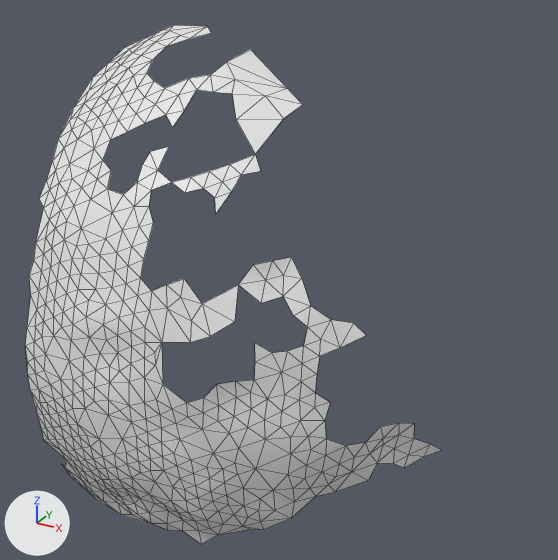
The OBJ model res/final/onecam_fullvolume/06/cleanedup/FullVolium.000177.obj, before and after one commit.
Rendered twice from a 50 mm lens placed at (-435.2, -206.2, -87.5), pointed at (-520.4, -51.4, -165.0). Every picture has the same lights, and +X, +Y and +Z are marked at lower left. Mesh edges are drawn as thin lines. Where no turn or scale is listed for an object, it has been applied to the vertices.

Objects in the first picture: 'FullVolium.000177'.
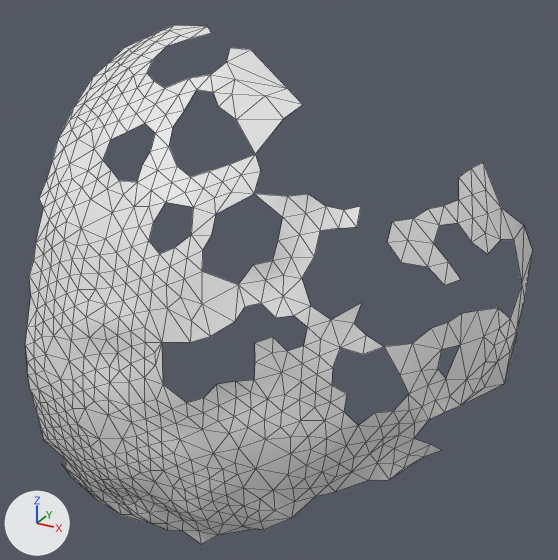
Changed parts and their boxes (x1, y1, x2, y2) in the pictures (558 x 560 px):
'FullVolium.000177', reshaped (22% wider): before (25, 25, 441, 544); after (25, 25, 533, 544)
part 1 of me_fullvolium_000177, added: after (108, 48, 533, 480)

What changed in the scene script:
```text
Change me_fullvolium_000177:
    used by ob_fullvolium_000177; location = (0.0, 0.0, 0.0)
    remove me_fullvolium_000177.from_pydata(...)  # 489 vertices, 838 faces; spans x -572.3..-474.0, y -99.1..-24.6, z -221.0..-106.8
    add me_fullvolium_000177.from_pydata(...)  # 603 vertices, 1029 faces; spans x -572.3..-465.1, y -99.1..-0.7, z -221.0..-106.8
    me_fullvolium_000177 part 1
    114 vertices are added at x -542.2..-465.1, y -90.5..-0.7, z -198.5..-110.1
    191 new faces join them
```
